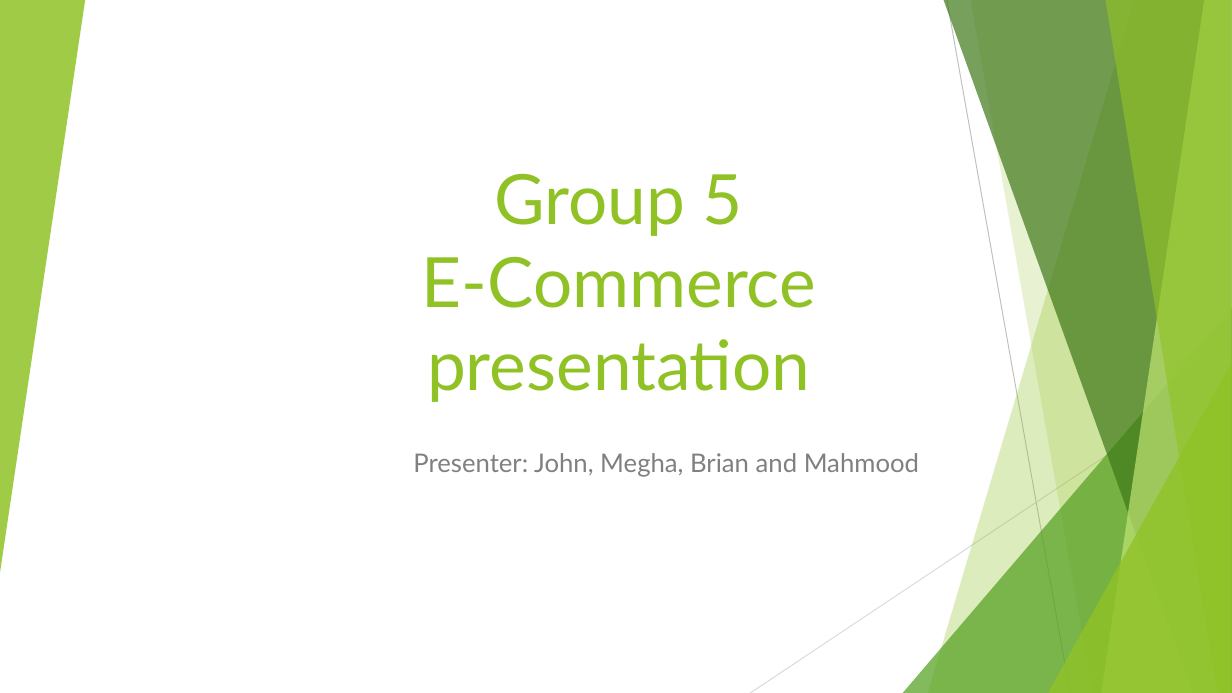
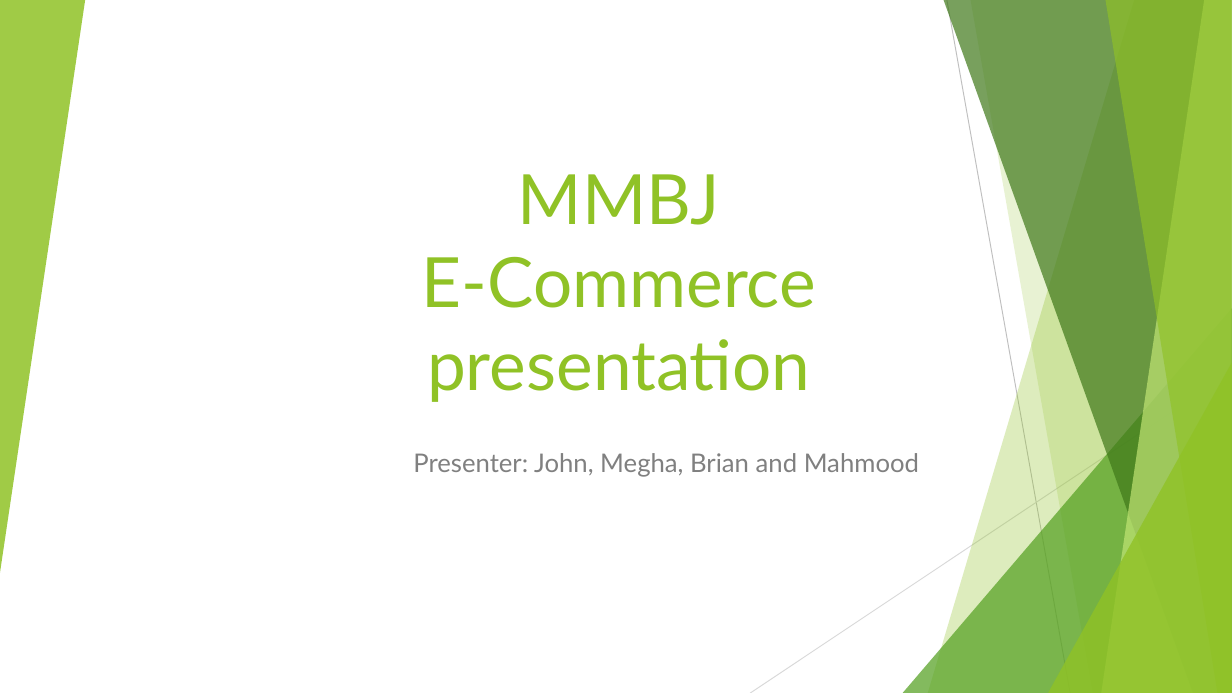
Before and after one commit to jvector-solutions/SAIT-OOSD-Team5, a slide deck: slide 1 of presentation/ECommerce presentation.pptx. Drawn at 1232x693 pixels with LibreOffice and Linux fonts; fonts in the diff are those of the drawing. Boxes give left, top, right and bottom in pixels: in the first picture for what was removed or moved away, otherwise in the second. Text is boxed around its words. In the diff, an @@ line names an element or a change of style, - is before the commit and + after.

```diff
--- a/presentation/ECommerce presentation.pptx
+++ b/presentation/ECommerce presentation.pptx
@@ title at (422, 174, 816, 402): text changed @@
-Group 5
-E-Commerce presentation
+MMBJ
+E-Commerce presentation
```
Also in this commit, not shown: 4 other slides changed, 6 slides added, 1 slide removed.
